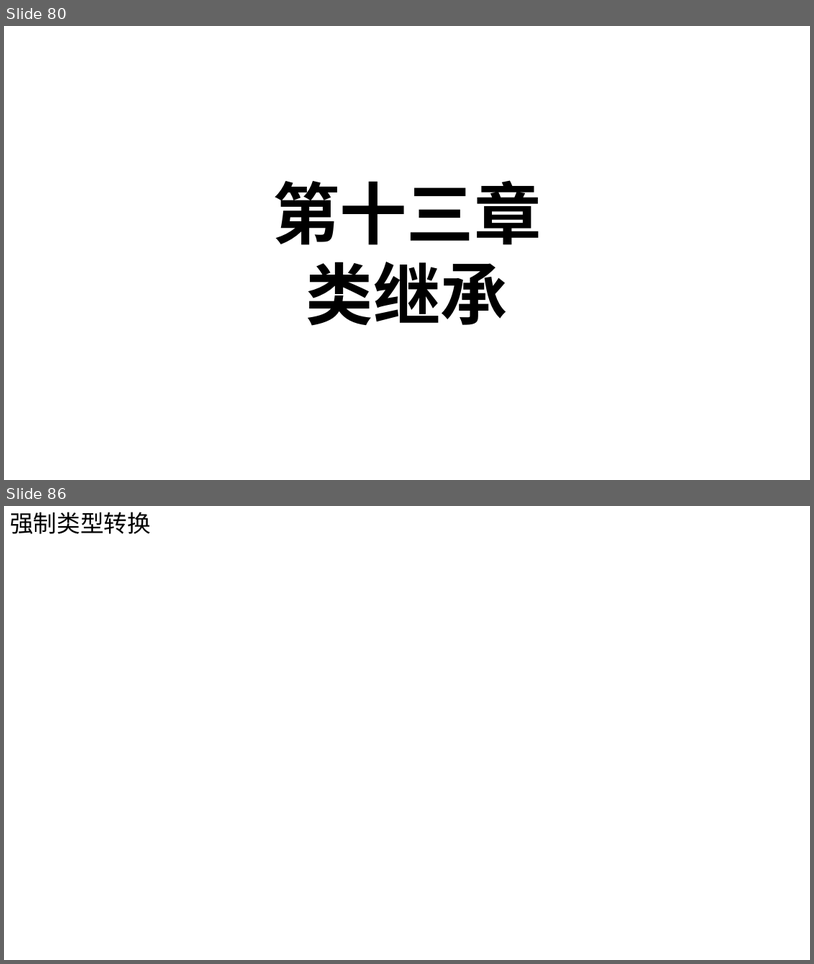
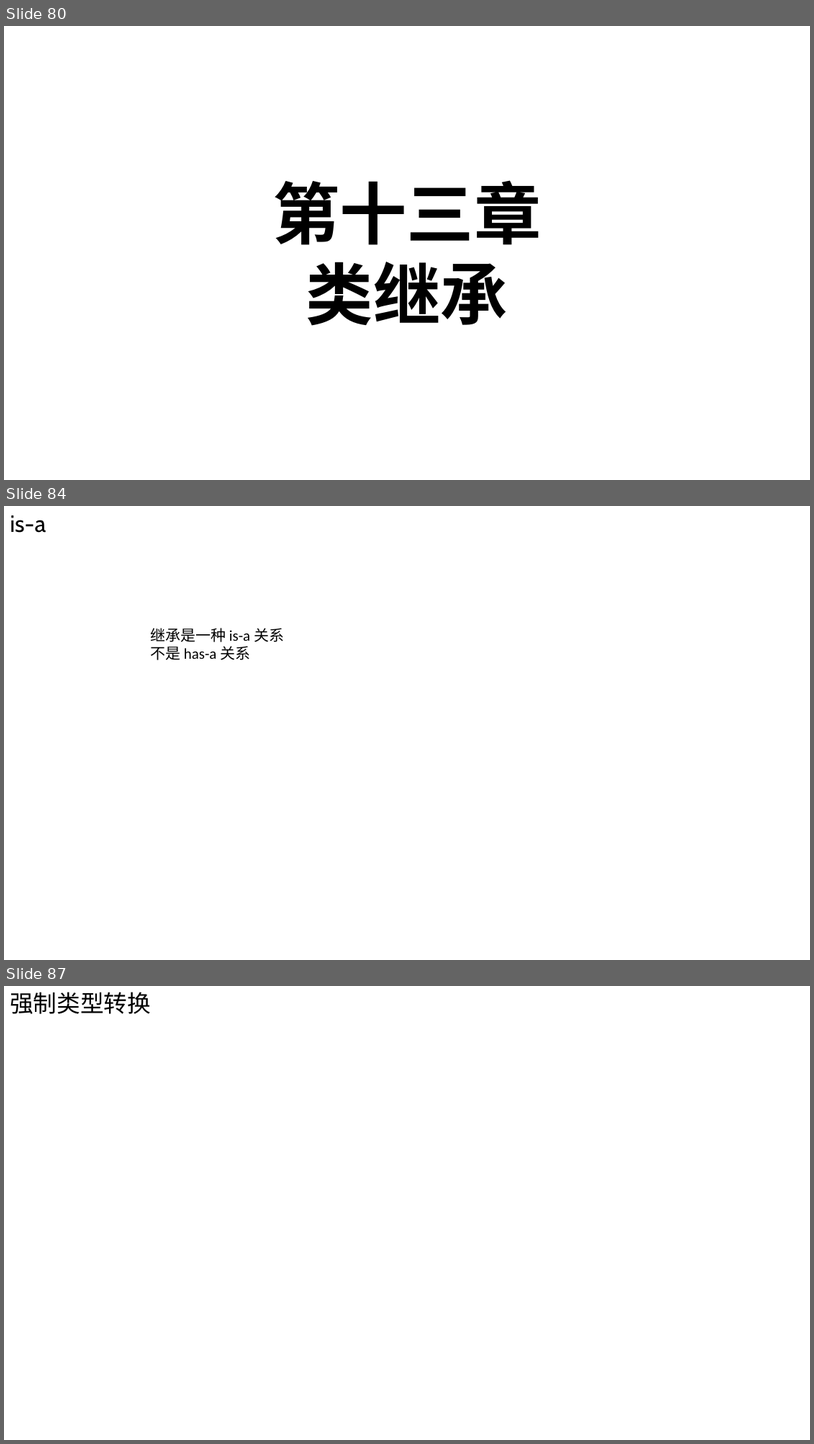
Before and after one commit to Chao200/CPP_Primer_Plus, a slide deck: C++ Primer Plus.pptx. Shown one above the other, each under a label of ours: slides 80 and 86 before the commit, slides 80, 84 and 87 after it; the slides between them are not shown. The pictures are 814x964 and 814x1444 pixels, drawn with LibreOffice and Linux fonts; fonts in the diff are those of the drawing. Boxes give left, top, right and bottom in pixels: in the first picture for what was removed or moved away, otherwise in the second. Text is boxed around its words. In the diff, an @@ line names an element or a change of style, - is before the commit and + after.

```diff
--- a/C++ Primer Plus.pptx
+++ b/C++ Primer Plus.pptx
@@ slide 84 added at [4,506,810,960], background #FFFFFF @@
@@ text added at [10,515,46,533], 28 pt, text #000000 @@
+is-a
@@ text added at [150,628,284,660], 18 pt, text #000000 @@
+继承是一种 is-a 关系
+不是 has-a 关系
@@ what was slide 86 is now slide 87 @@
```
Also in this commit, not shown: 5 other slides added, 5 slides removed.
